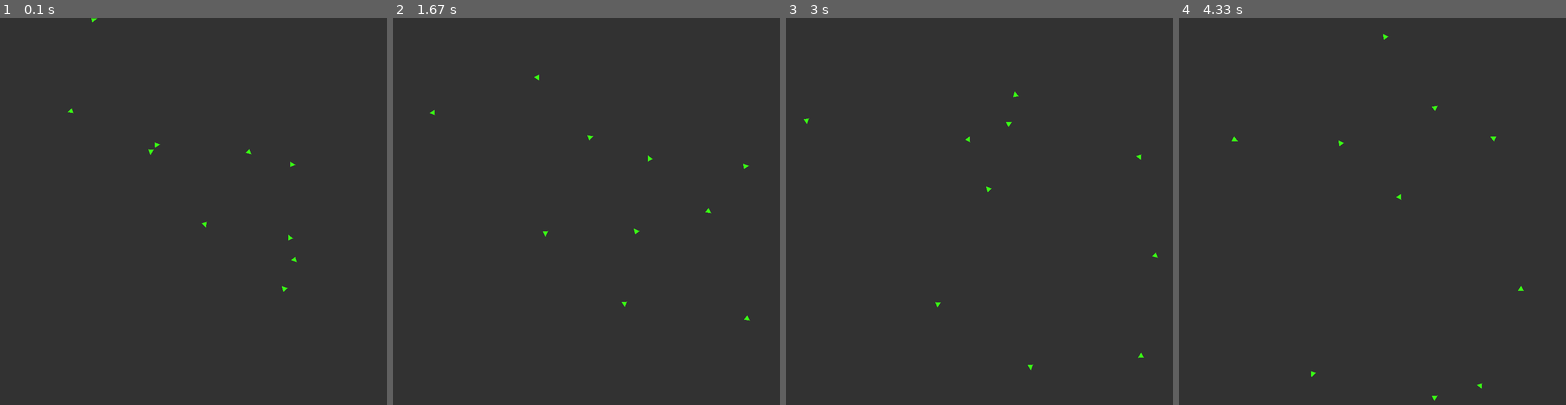
Above: before the commit, frames 1-4 (left to right).
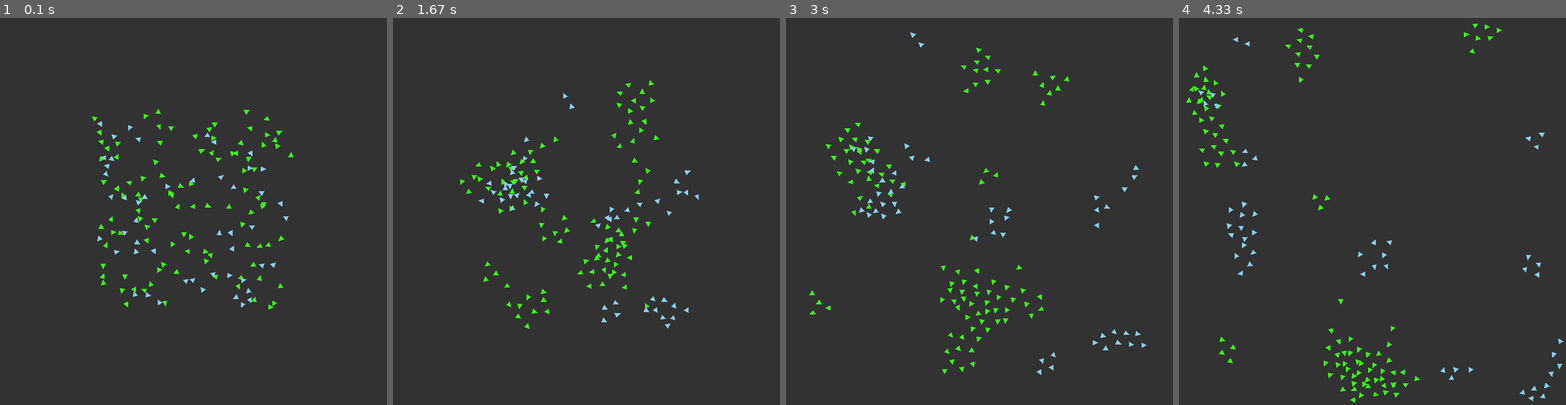
Above: after the commit, the same moments.

Repository: KtianG/pygame-boids-simulation
Game: pygame game, started from main.py
Two runs of this game, one before a commit and one after it. Both use one fixed random seed, a clock stepped at 60 frames per second and the inputs below.
Inputs:
- Up to frame 1 (0.1 s): no input
- Up to frame 2 (1.67 s): no input
- Up to frame 3 (3 s): no input
- Up to frame 4 (4.33 s): no input

The runs differ from the first frame. In frame 1, 1.5% of the frame differs, in the area x 17-77%, y 0-76%; in frame 2, 1.5%; in frame 3, 1.5%; in frame 4, 1.5%, in the area x 1-100%, y 1-100%.

Commit message:
working version

Diff:
--- a/boid.py
+++ b/boid.py
@@ -6,7 +6,6 @@
     HEIGHT,
     BOID_LENGTH,
     BOID_WIDTH,
-    BOID_COLOR,
     MAX_SPEED,
     RANDOMNESS,
     MIN_SPEED,
@@ -14,43 +13,43 @@
 
 
 class Boid:
+    """
+    Represents a single boid in the simulation.
 
-    def __init__(self, x, y, vel_x, vel_y):
+    Attributes:
+        x (float): The x-coordinate of the boid's position.
+        y (float): The y-coordinate of the boid's position.
+        vel_x (float): The x-component of the boid's velocity.
+        vel_y (float): The y-component of the boid's velocity.
+        color (tuple): The color of the boid in RGB format.
+    """
+
+    def __init__(self, color, x, y, vel_x, vel_y):
+        """
+        Initializes a Boid instance.
+
+        Args:
+            color (tuple): The color of the boid (RGB).
+            x (float): Initial x-coordinate position of the boid.
+            y (float): Initial y-coordinate position of the boid.
+            vel_x (float): Initial x-component of the boid's velocity.
+            vel_y (float): Initial y-component of the boid's velocity.
+        """
+
         self.x = x
         self.y = y
         self.vel_x = vel_x
         self.vel_y = vel_y
-        self.alignment = 0
+        self.color = color
 
     def move(self):
+        """
+        Updates the position of the boid based on its velocity,
+        applying random forces and boundary checks.
+        """
+
         self.apply_random_force()
         self.check_boundaries()
-        self.x += self.vel_x
-        self.y += self.vel_y
-
-    def check_boundaries(self):
-        margin = 50
-        force_strength = 0.05
-
-        # Check the distance to each edge and apply a force to move away if within margin
-
-        if self.x < margin:
-            self.vel_x += force_strength
-        if self.x > WIDTH - margin:
-            self.vel_x -= force_strength
-        if self.y < margin:
-            self.vel_y += force_strength
-        if self.y > HEIGHT - margin:
-            self.vel_y -= force_strength
-
-    def apply_random_force(self):
-        # Generate random force within the range of [-random_strength, random_strength]
-        rand_force_x = (random.random() - 0.5) * 2 * RANDOMNESS
-        rand_force_y = (random.random() - 0.5) * 2 * RANDOMNESS
-
-        # Update velocity with random force
-        self.vel_x += rand_force_x
-        self.vel_y += rand_force_y
 
         # Normalize velocity to maintain maximum speed
         speed = np.sqrt(self.vel_x**2 + self.vel_y**2)
@@ -61,7 +60,60 @@
             self.vel_x = (self.vel_x / speed) * MIN_SPEED
             self.vel_y = (self.vel_y / speed) * MIN_SPEED
 
+        self.x += self.vel_x
+        self.y += self.vel_y
+
+    def check_boundaries(self):
+        """
+        Applies a force to the boid if it is within a margin
+        of the screen edges, pushing it away from the edges.
+        """
+        margin = 50
+        force_strength = 0.05
+
+        # Check the distance to each edge and apply a force to move away if within margin
+
+        if self.x < margin:
+            if self.x == 0:
+                self.vel_x = -self.vel_x
+            else:
+                self.vel_x += force_strength * margin / self.x
+        if self.x > WIDTH - margin:
+            if WIDTH == self.x:
+                self.x = -self.x
+            else:
+                self.vel_x -= force_strength * margin / (WIDTH - self.x)
+        if self.y < margin:
+            if self.y == 0:
+                self.y = -self.y
+            else:
+                self.vel_y += force_strength * margin / self.y
+        if self.y > HEIGHT - margin:
+            if HEIGHT == self.y:
+                self.y = -self.y
+            else:
+                self.vel_y -= force_strength * margin / (HEIGHT - self.y)
+
+    def apply_random_force(self):
+        """
+        Applies a small random force to the boid's velocity,
+        ensuring that the velocity remains within the specified
+        maximum and minimum speed limits.
+        """
+        rand_force_x = (random.random() - 0.5) * 2 * RANDOMNESS
+        rand_force_y = (random.random() - 0.5) * 2 * RANDOMNESS
+        self.vel_x += rand_force_x
+        self.vel_y += rand_force_y
+
     def draw(self, screen):
+        """
+        Draws the boid on the screen as a triangle, oriented
+        in the direction of its velocity.
+
+        Args:
+            screen (pygame.Surface): The surface to draw the boid on.
+        """
+
         angle = np.arctan2(self.vel_y, self.vel_x)
 
         # Calculate the tip of the triangle
@@ -69,7 +121,6 @@
             self.x + BOID_LENGTH * np.cos(angle),
             self.y + BOID_LENGTH * np.sin(angle),
         )
-
         # Calculate the base corners of the triangle
         left_base = (
             self.x + BOID_WIDTH * np.cos(angle + np.pi / 2),
@@ -81,4 +132,4 @@
         )
 
         # Draw the triangle
-        pygame.draw.polygon(screen, BOID_COLOR, [tip, left_base, right_base])
+        pygame.draw.polygon(screen, self.color, [tip, left_base, right_base])
--- /dev/null
+++ b/flock.py
@@ -0,0 +1,128 @@
+import numpy as np
+import random
+from boid import Boid
+from variables import (
+    WIDTH,
+    HEIGHT,
+    MAX_SPEED,
+    MAX_ACCELERATION,
+    DESIRED_SEPARATION,
+    NEIGHBOR_DIST,
+    RANDOMNESS,
+    SEPARATION_WEIGHT,
+    ALIGNMENT_WEIGHT,
+    COHESION_WEIGHT,
+)
+
+
+class Flock:
+    """
+    Represents a collection of boids (a flock) in the simulation.
+
+    Attributes:
+        boids (list): A list of Boid objects representing the flock.
+    """
+
+    def __init__(self, color, num_boids):
+        """
+        Initializes the Flock with a specified number of boids.
+
+        Args:
+            color (tuple): The color of the boids (RGB).
+            num_boids (int): The number of boids to create in the flock.
+        """
+        self.boids = []
+        for _ in range(num_boids):
+            x = random.randint(WIDTH // 4, WIDTH // 4 * 3)
+            y = random.randint(HEIGHT // 4, HEIGHT // 4 * 3)
+            vel_x = (random.random() - 0.5) * 2 * MAX_SPEED
+            vel_y = (random.random() - 0.5) * 2 * MAX_SPEED
+            self.boids.append(Boid(color, x, y, vel_x, vel_y))
+
+    def update(self):
+        """
+        Updates the positions and velocities of all boids in the flock
+        based on flocking rules, and moves each boid accordingly.
+        """
+        for boid in self.boids:
+            self.apply_flocking_rules(boid)
+            boid.move()
+
+    def apply_flocking_rules(self, boid):
+        """
+        Applies the flocking rules to a single boid to calculate and
+        update its velocity based on interactions with other boids.
+
+        Args:
+            boid (Boid): The boid to which the flocking rules will be applied.
+        """
+        # Initialize forces
+        separation_force = np.array([0.0, 0.0])
+        alignment_force = np.array([0.0, 0.0])
+        cohesion_force = np.array([0.0, 0.0])
+        count = 0
+
+        for other in self.boids:
+            if other == boid:
+                continue
+            distance = np.sqrt((boid.x - other.x) ** 2 + (boid.y - other.y) ** 2)
+            if distance < NEIGHBOR_DIST:
+                # Separation
+                if distance < DESIRED_SEPARATION:
+                    if distance == 0:
+                        separation_force += (
+                            (random.choice([-1, 1])),
+                            (random.choice([-1, 1])),
+                        )
+                    else:
+                        separation_multiplier = DESIRED_SEPARATION / distance
+                        separation_force += (
+                            (boid.x - other.x) * separation_multiplier,
+                            (boid.y - other.y) * separation_multiplier,
+                        )
+
+                # Alignment
+                alignment_force += np.array([other.vel_x, other.vel_y])
+
+                # Cohesion
+                cohesion_force += np.array([other.x, other.y])
+
+                count += 1
+
+        if count > 0:
+            # Normalize forces
+            separation_force /= count
+            alignment_force /= count
+            cohesion_force /= count
+
+            # Apply weights
+            rand_force_x = (random.random() - 0.5) * 2 * RANDOMNESS
+            rand_force_y = (random.random() - 0.5) * 2 * RANDOMNESS
+            total_force = (
+                SEPARATION_WEIGHT * separation_force
+                + ALIGNMENT_WEIGHT * alignment_force
+                + COHESION_WEIGHT
+                * (
+                    cohesion_force
+                    - np.array([boid.x + rand_force_x, boid.y + rand_force_y])
+                )
+            )
+
+            # Limit the total force to MAX_ACCELERATION
+            force_magnitude = np.linalg.norm(total_force)
+            if force_magnitude > MAX_ACCELERATION:
+                total_force = (total_force / force_magnitude) * MAX_ACCELERATION
+
+            # Update boid velocity
+            boid.vel_x += total_force[0]
+            boid.vel_y += total_force[1]
+
+    def draw(self, screen):
+        """
+        Draws all boids in the flock on the given screen.
+
+        Args:
+            screen (pygame.Surface): The surface to draw the boids on.
+        """
+        for boid in self.boids:
+            boid.draw(screen)
--- a/main.py
+++ b/main.py
@@ -1,7 +1,7 @@
 import pygame
-import random
 from boid import Boid
-from variables import BACKGROUND, WIDTH, HEIGHT, FPS, NUM_BOIDS, MAX_SPEED
+from flock import Flock
+from variables import BACKGROUND, WIDTH, HEIGHT, FPS, NUM_BOIDS, BOID_COLOR, BOID_COLOR2
 
 pygame.init()
 screen = pygame.display.set_mode((WIDTH, HEIGHT))
@@ -9,20 +9,26 @@
 
 
 def main():
+    """
+    Main function that initializes the Pygame environment, creates flocks of boids,
+    and runs the game loop. It handles user input, updates the state of the boids,
+    and draws them to the screen.
+
+    The function performs the following tasks:
+    - Initializes the game window and clock.
+    - Creates two flocks of boids with different colors and sizes.
+    - Runs the game loop, handling user input to pause/play the simulation and
+      updating and drawing the boids.
+    - Handles quitting the game when the user closes the window.
+    """
 
     running = True
     playing = False
     count = 0
     update_frequency = 30
-    boids = []
-    for _ in range(NUM_BOIDS):
-        x = random.randint(0, WIDTH)
-        y = random.randint(0, HEIGHT)
-        vel_x = (random.random() - 0.5) * 2 * MAX_SPEED
-        vel_y = (random.random() - 0.5) * 2 * MAX_SPEED
-        boids.append(Boid(x, y, vel_x, vel_y))
 
-    test_boid = Boid(WIDTH // 2, HEIGHT // 2, 1, 1)
+    flock = Flock(BOID_COLOR, 100)
+    flock2 = Flock(BOID_COLOR2, 50)
 
     while running:
         clock.tick(FPS)
@@ -44,9 +50,10 @@
                     count = 0
 
         screen.fill(BACKGROUND)
-        for boid in boids:
-            boid.move()
-            boid.draw(screen)
+        flock.update()
+        flock.draw(screen)
+        flock2.update()
+        flock2.draw(screen)
         pygame.display.update()
 
     pygame.quit()
--- a/variables.py
+++ b/variables.py
@@ -1,5 +1,10 @@
 BACKGROUND = (50, 50, 50)
 BOID_COLOR = (57, 255, 20)
+BOID_COLOR2 = (135, 206, 235)  # RGB for Sky Blue
+BOID_COLOR3 = (255, 215, 0)  # RGB for Gold
+BOID_COLOR4 = (186, 85, 211)  # RGB for Medium Orchid
+BOID_COLOR5 = (255, 20, 147)  # RGB for Deep Pink
+
 
 WIDTH = 800
 HEIGHT = 800
@@ -7,14 +12,14 @@
 
 BOID_LENGTH = 10
 BOID_WIDTH = 5
-NUM_BOIDS = 10
+NUM_BOIDS = 50
 
-MAX_ACCELERATION = 0.05
+MAX_ACCELERATION = 0.2
 MAX_SPEED = 2
 MIN_SPEED = 0.5
-RANDOMNESS = 0.05
+RANDOMNESS = 0.2
 DESIRED_SEPARATION = 25.0
-NEIGHBOR_DIST = 50.0
-SEPARATION_WEIGHT = 1.5
-ALIGNMENT_WEIGHT = 1.0
-COHESION_WEIGHT = 1.0
+NEIGHBOR_DIST = 50
+SEPARATION_WEIGHT = 5
+ALIGNMENT_WEIGHT = 2.0
+COHESION_WEIGHT = 0.5
Not shown, changed: README.md
